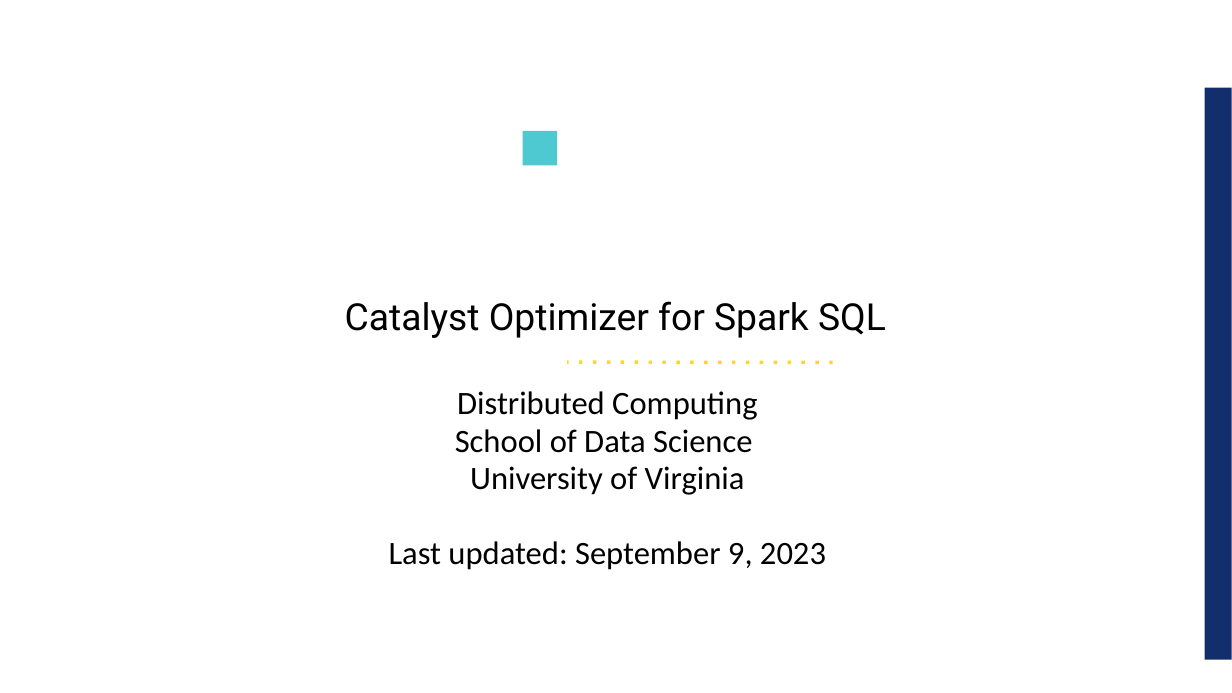
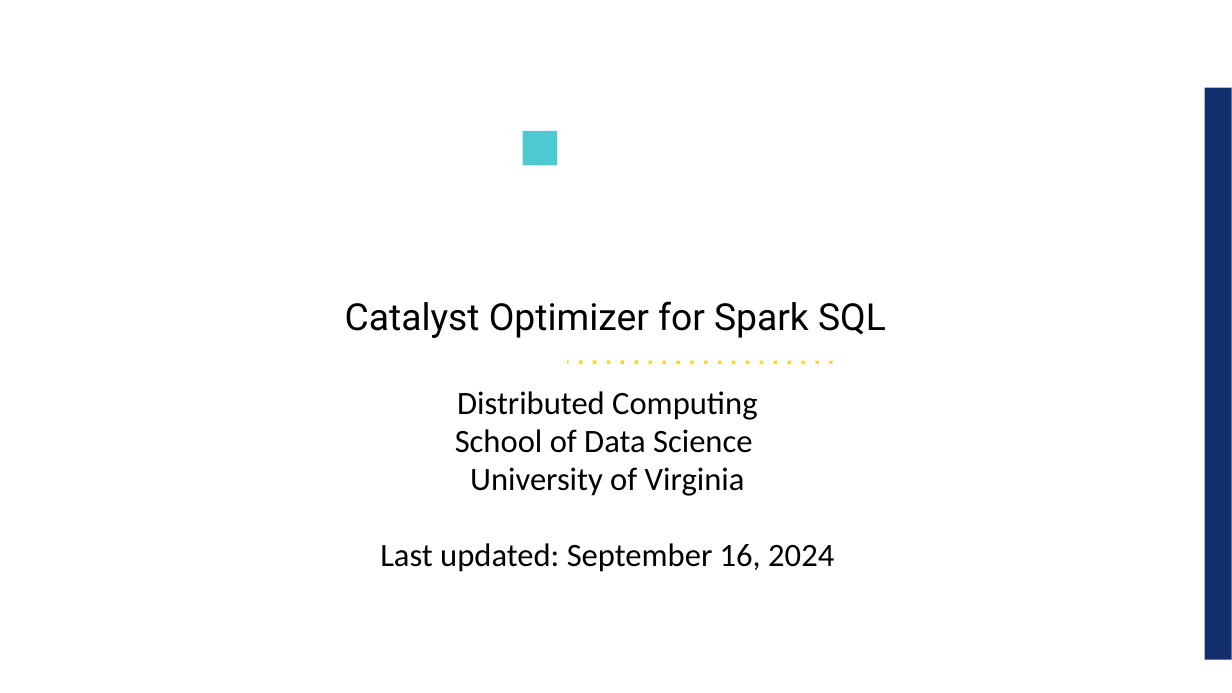
Before and after one commit to UVADS/distributed_computing, a slide deck: slide 1 of 03_dataframes_and_spark_sql/content_catalyst_optimizer/calalyst_optimizer_for_spark_sql.ppt. Drawn at 1232x693 pixels with LibreOffice and Linux fonts; fonts in the diff are those of the drawing; background and template pictures are left out. Boxes give left, top, right and bottom in pixels: in the first picture for what was removed or moved away, otherwise in the second. Text is boxed around its words. In the diff, an @@ line names an element or a change of style, - is before the commit and + after.

Commit message:
updated catalyst slides

```diff
--- a/03_dataframes_and_spark_sql/content_catalyst_optimizer/calalyst_optimizer_for_spark_sql.ppt
+++ b/03_dataframes_and_spark_sql/content_catalyst_optimizer/calalyst_optimizer_for_spark_sql.ppt
@@ text at box(380, 543, 834, 572): text changed @@
-Last updated: September 9, 2023
+Last updated: September 16, 2024
```
Also in this commit, not shown: 2 other slides changed, 1 other file.
